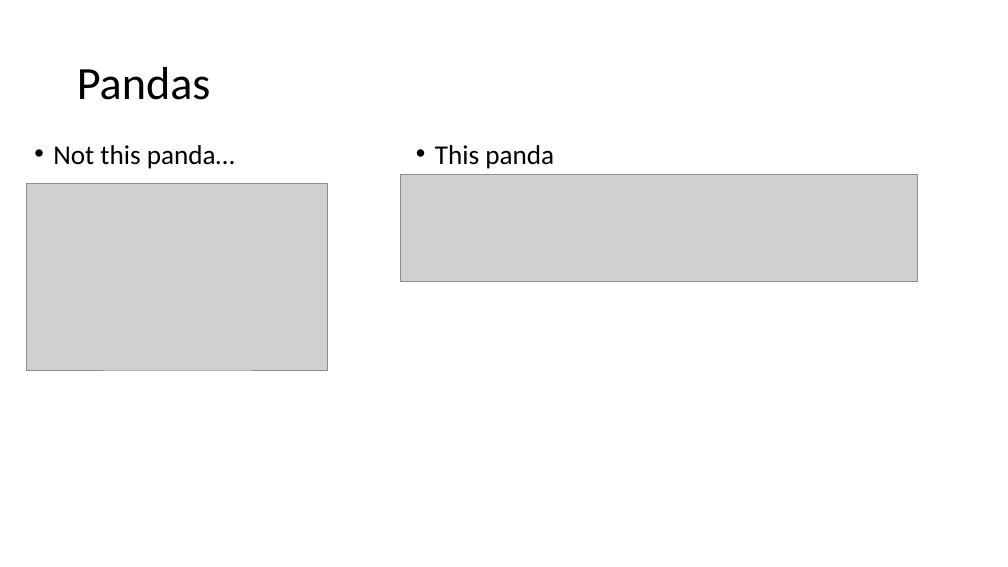
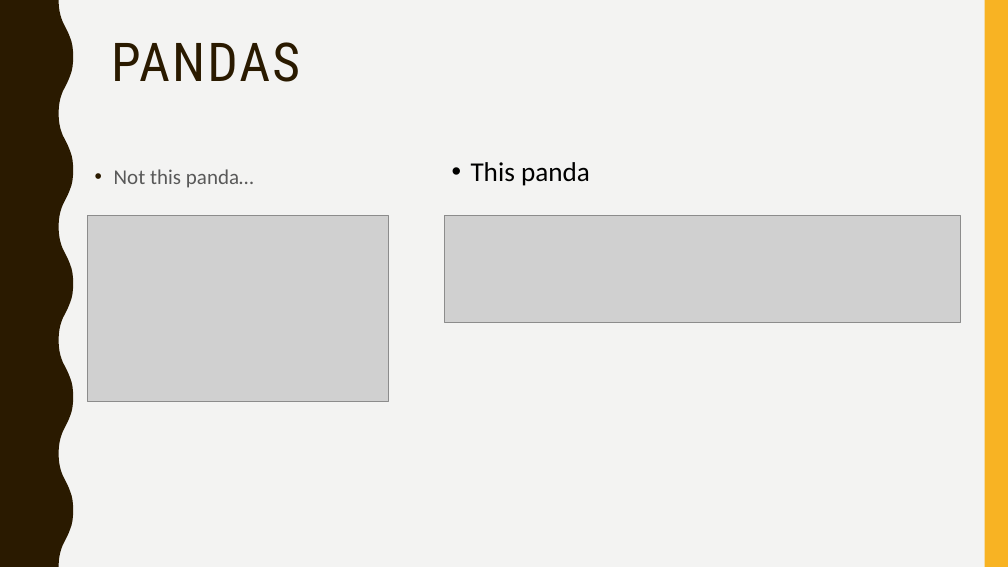
Before and after one commit to narock/scientific_computing_course, a slide deck: slide 5 of Scientific_Computing_02.pptx (slide 4 before the commit). Drawn at 1008x567 pixels with LibreOffice and Linux fonts; fonts in the diff are those of the drawing; grey boxes stand for pictures. Boxes give left, top, right and bottom in pixels: in the first picture for what was removed or moved away, otherwise in the second. Text is boxed around its words. In the diff, an @@ line names an element or a change of style, - is before the commit and + after.

```diff
--- a/Scientific_Computing_02.pptx
+++ b/Scientific_Computing_02.pptx
@@ background #FFFFFF to #F3F3F2 @@
@@ freeform shape added at (0, 0, 73, 567), fill #2A1A00 @@
@@ rectangle added at (985, 0, 1008, 567), fill #F8B323 @@
@@ title "PANDAS" at (111, 42, 300, 82): vertical alignment middle to top @@
@@ title at (111, 42, 300, 82): text changed; size 44 to 51 pt; font Calibri to Roboto Condensed; text colour #000000 to #2A1A00 @@
-Pandas
+PANDAS
@@ text "Not this panda…": place and size @@
-text "Not this panda…" at (53, 145, 235, 169)
+text "Not this panda…" at (114, 169, 254, 188)
@@ text "Not this panda…" at (114, 169, 254, 188): size 25.9 to 20 pt, text colour #000000 to #595959; line spacing 0.8 to 1.1; less space between paragraphs @@
@@ text "This panda": place and size @@
-text "This panda" at (435, 145, 554, 169)
+text "This panda" at (471, 162, 590, 186)
@@ picture: place and size @@
-picture at (27, 184, 328, 371)
+picture at (87, 216, 388, 402)
@@ picture: place and size @@
-picture at (401, 175, 917, 281)
+picture at (444, 216, 960, 322)
```
Also in this commit, not shown: 13 other slides changed, 1 slide added, 3 other files.
